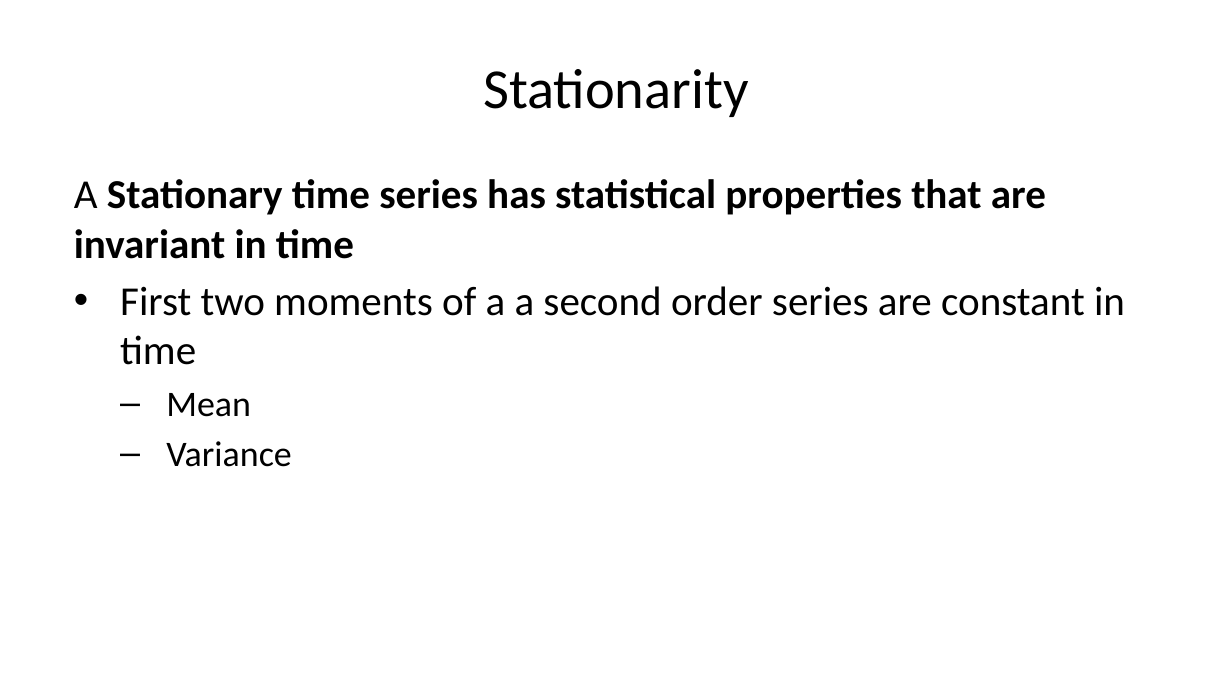
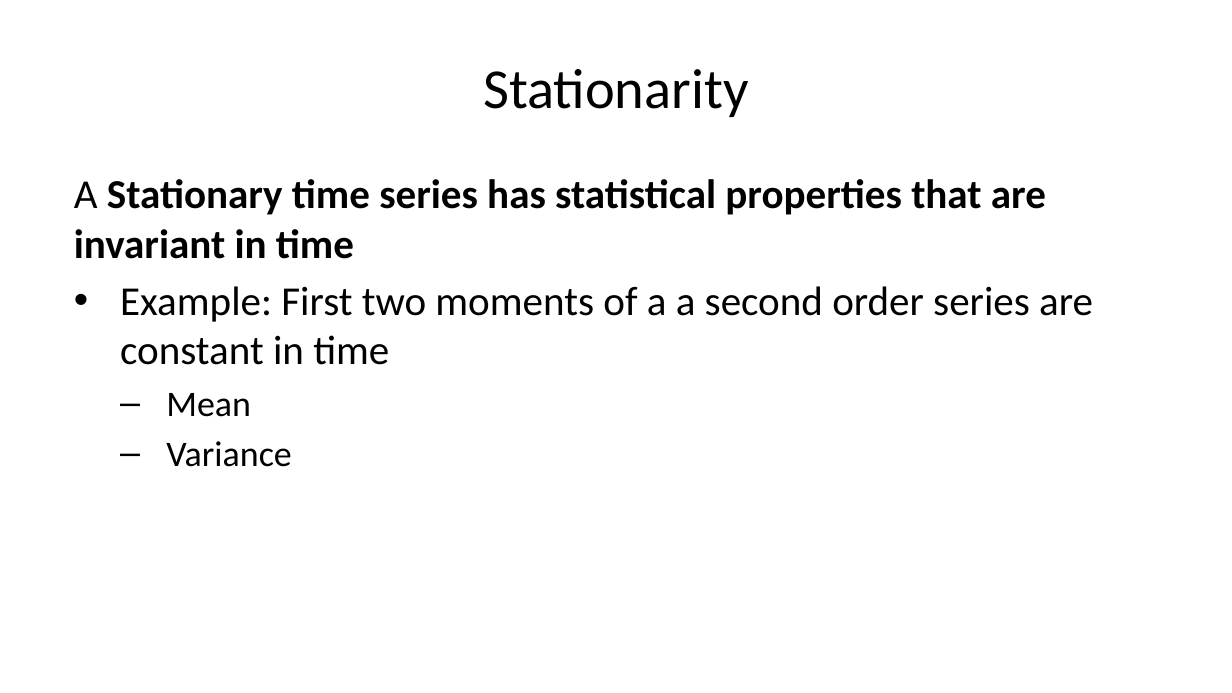
Before and after one commit to StephenElston/CSCI-E-83, a slide deck: slide 57 of LectureSlides/11_PropertiesOfTimeSeries.pptx. Drawn at 1232x693 pixels with LibreOffice and Linux fonts; fonts in the diff are those of the drawing. Boxes give left, top, right and bottom in pixels: in the first picture for what was removed or moved away, otherwise in the second. Text is boxed around its words. In the diff, an @@ line names an element or a change of style, - is before the commit and + after.

```diff
--- a/LectureSlides/11_PropertiesOfTimeSeries.pptx
+++ b/LectureSlides/11_PropertiesOfTimeSeries.pptx
@@ text at (120, 286, 1093, 365): text changed @@
-• First two moments of a a second order series are constant in time
+• Example: First two moments of a a second order series are constant in time
```
Also in this commit, not shown: 7 other slides changed.
